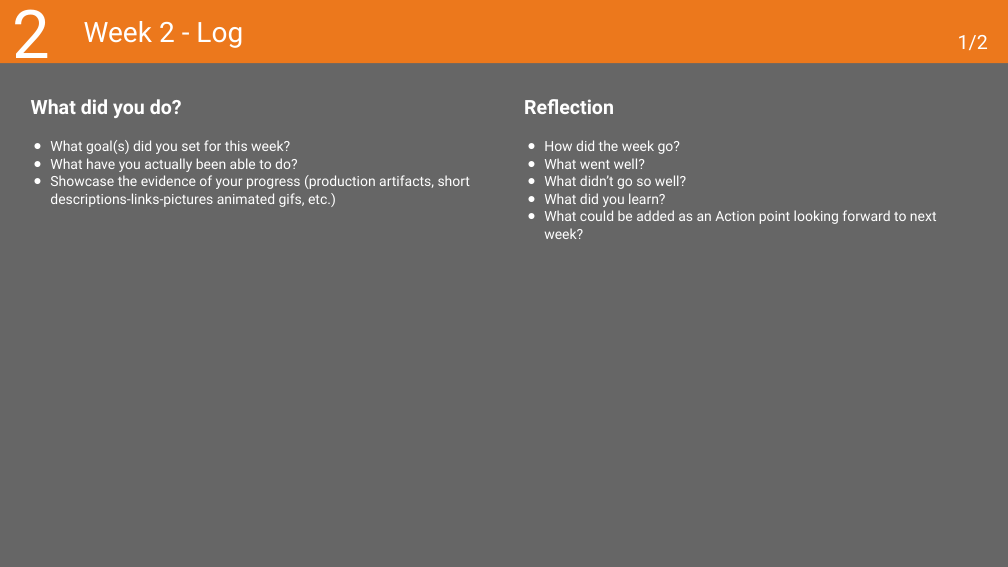
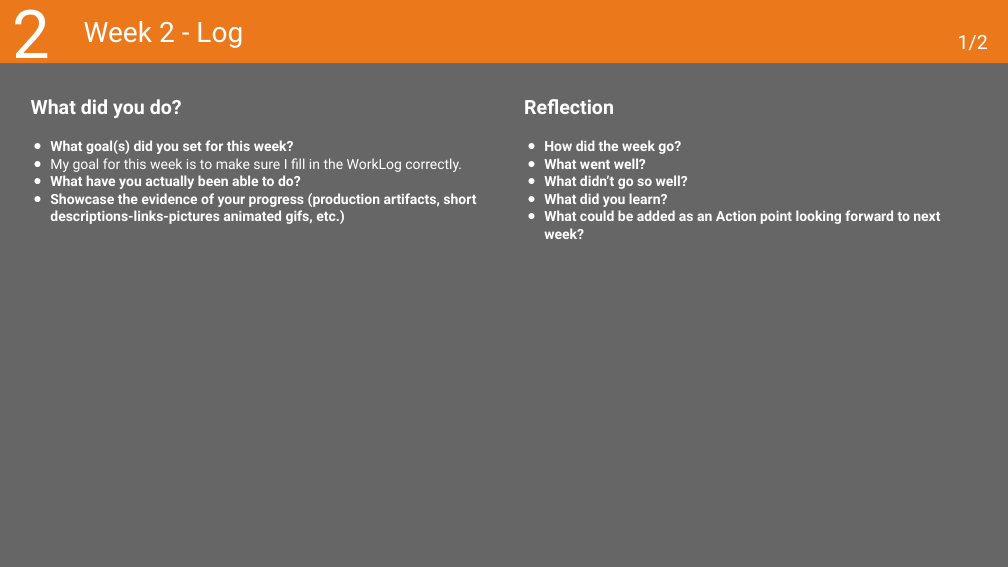
Before and after one commit to MaksBurchard240894/HFG7, a slide deck: slide 11 of Deliverables/Learning Log - Y1B-2024-25_ADSAI.pptx. Drawn at 1008x567 pixels with LibreOffice and Linux fonts; fonts in the diff are those of the drawing. Boxes give left, top, right and bottom in pixels: in the first picture for what was removed or moved away, otherwise in the second. Text is boxed around its words. In the diff, an @@ line names an element or a change of style, - is before the commit and + after.

```diff
--- a/Deliverables/Learning Log - Y1B-2024-25_ADSAI.pptx
+++ b/Deliverables/Learning Log - Y1B-2024-25_ADSAI.pptx
@@ text at [50, 140, 476, 224]: bold on in "What goal(s) did you set for this ...", "What have you actually been able to ...", "Showcase the evidence of your progress (production ..." @@
@@ text "How did the week go?" at [544, 140, 940, 239]: bold on @@
@@ text at [50, 158, 462, 172]: paragraph added @@
+● My goal for this week is to make sure I fill in the WorkLog correctly.
```
Also in this commit, not shown: 1 other slide changed, 20 other files.
